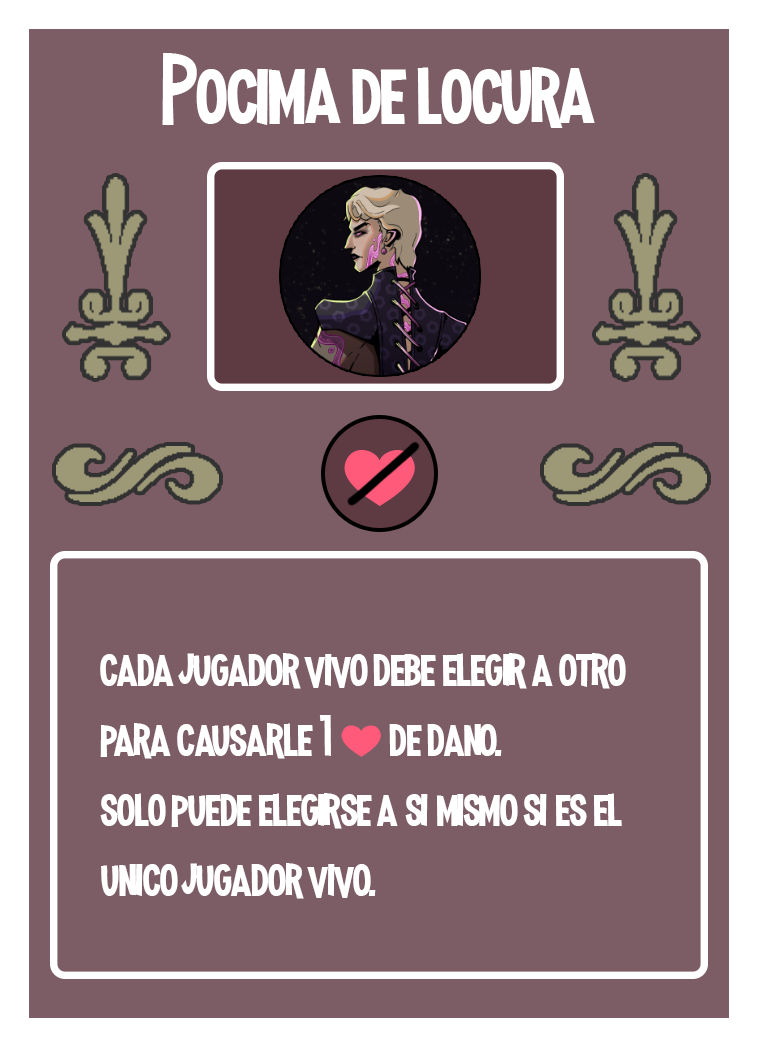
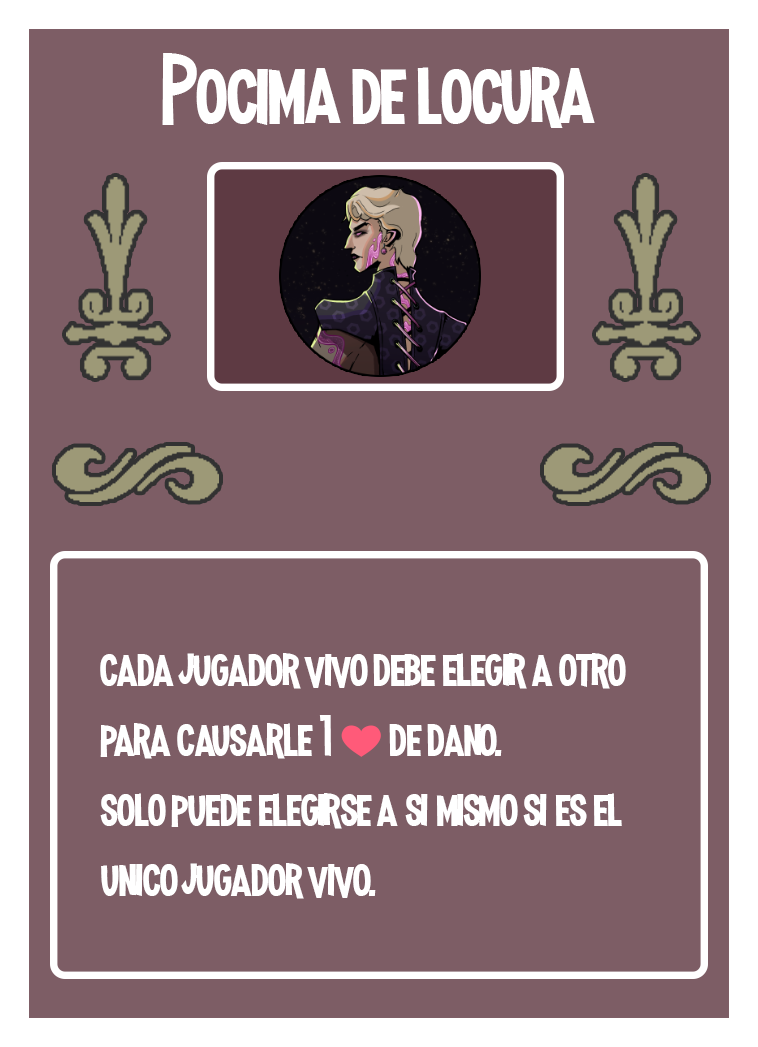
Before/after of a w=758, h=1047 layered artwork. What changed in the layer stack:
removed layer "Capa 3" from group "Grupo 3" over (344, 440, 421, 507)
removed layer "Elipse 1 copia" from group "Roundabout Card" over (325, 419, 434, 528)